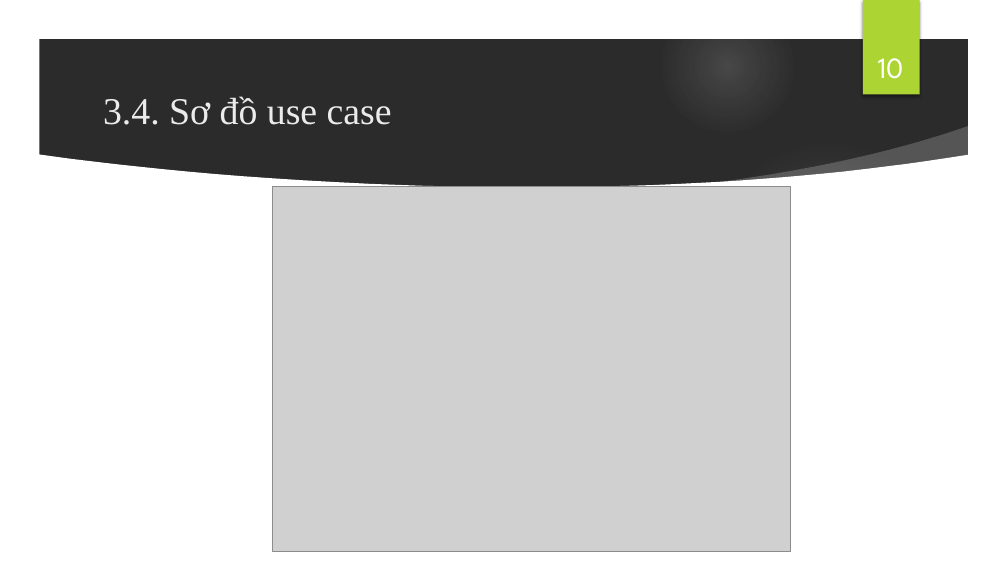
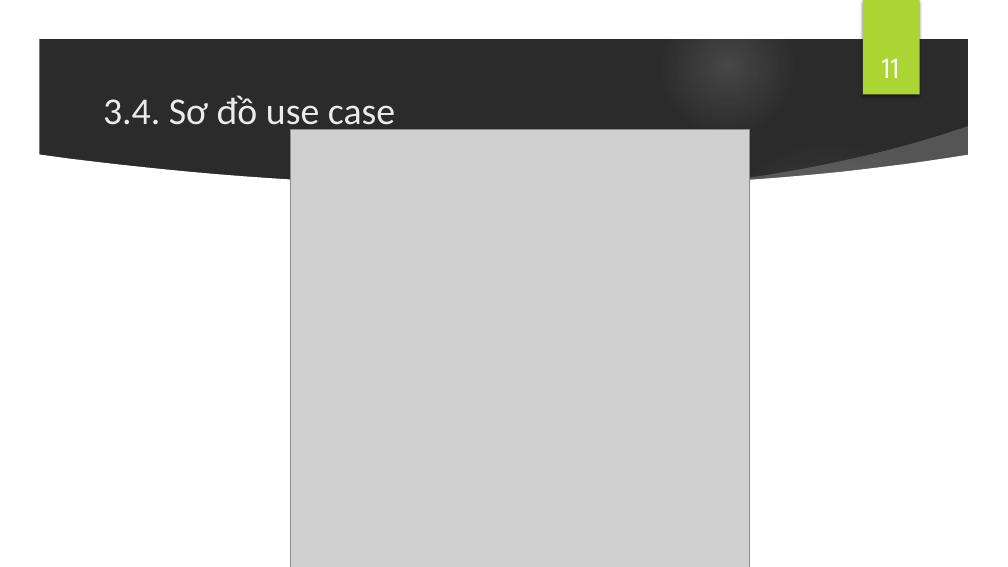
Before and after one commit to AnhtuTa/FGS, a slide deck: slide 11 of Reports/slide bao cao.pptx (slide 10 before the commit). Drawn at 1008x567 pixels with LibreOffice and Linux fonts; fonts in the diff are those of the drawing; grey boxes stand for pictures; background and template pictures are left out; a plain dark background stands for a picture behind light text. Boxes give left, top, right and bottom in pixels: in the first picture for what was removed or moved away, otherwise in the second. Text is boxed around its words. In the diff, an @@ line names an element or a change of style, - is before the commit and + after.

```diff
--- a/Reports/slide bao cao.pptx
+++ b/Reports/slide bao cao.pptx
@@ page number at box(882, 58, 900, 78): text changed @@
-10
+11
@@ title "3.4. Sơ đồ use case" at box(103, 95, 395, 134): font Times New Roman to Calibri @@
@@ picture: place and size @@
-picture at box(272, 186, 790, 551)
+picture at box(290, 129, 749, 567)
```
Also in this commit, not shown: 16 other slides changed, 25 slides added, 6 slides removed, 20 other files.
